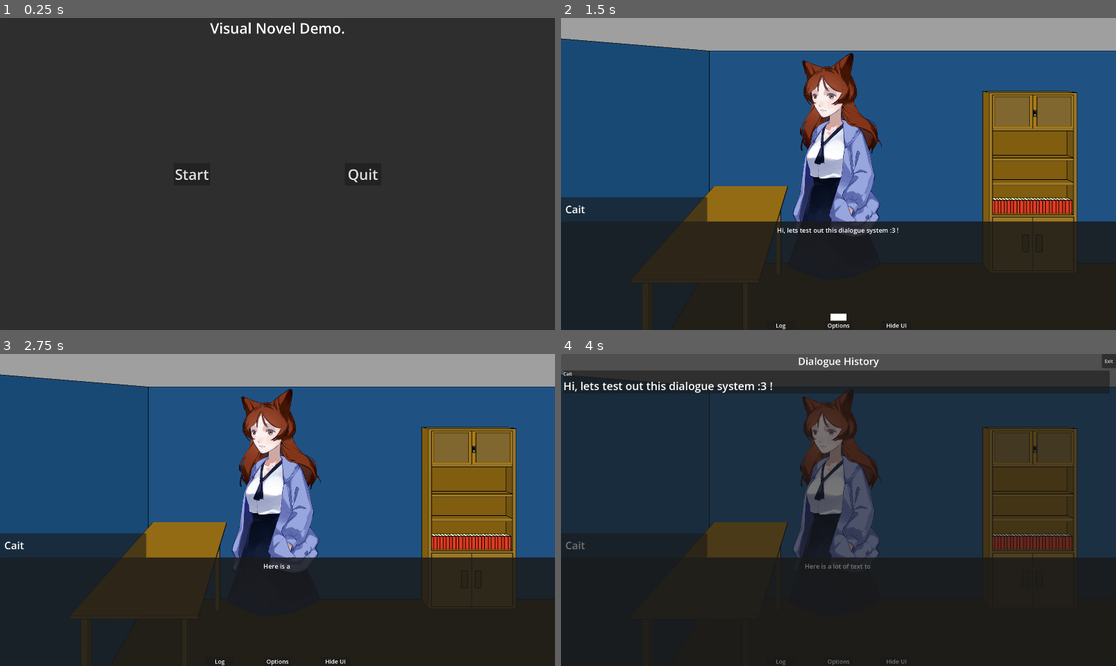
Above: before the commit, frames 1-4 (two rows, left to right).
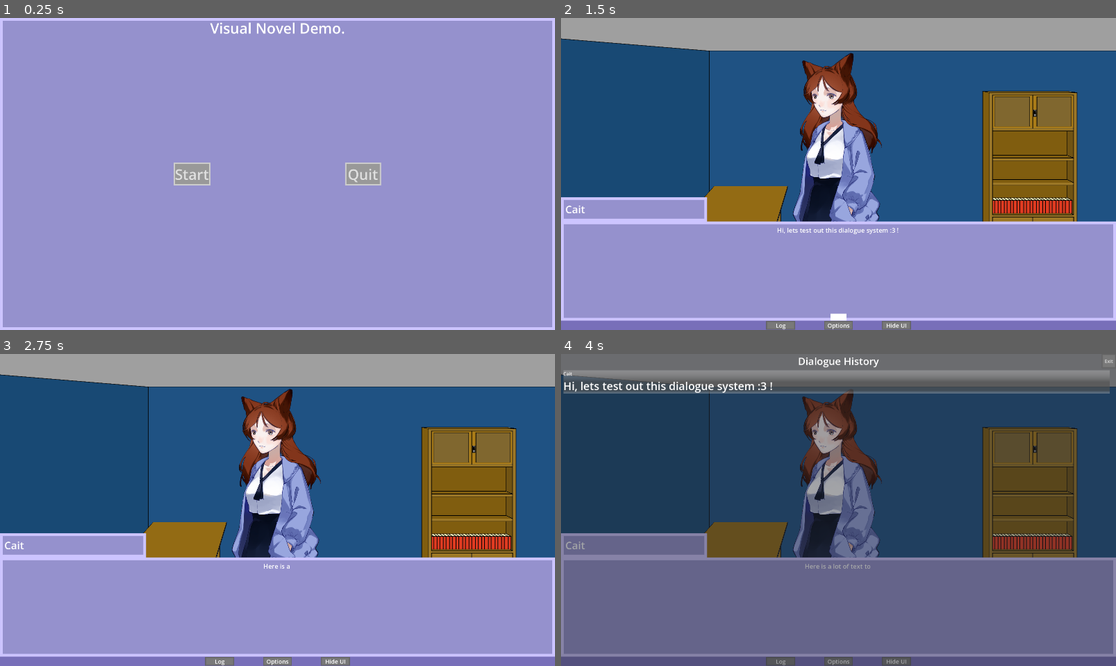
Above: after the commit, the same moments.

Repository: IIIIDizzleIIII/GodotDialogueTool
Game: Godot game, scene res://Manager.tscn
Same seed, same stepped clock (60 frames per second), same inputs: the game is played once before the commit and once after it.
Inputs (mouse positions are in pixels of both pictures, inside the frame that each line leads up to):
- Up to frame 1 (0.25 s): no input
- Up to frame 2 (1.5 s): click "Start" at 0.5 s; click (838, 170) at 1.25 s
- Up to frame 3 (2.75 s): click (277, 506) at 2 s
- Up to frame 4 (4 s): click "Log" at 2.75 s; click "Hide UI" at 3.5 s

The runs differ from the first frame. In frame 1, 100% of the frame differs, in the area x 0-100%, y 0-100%; in frame 2, 37%; in frame 3, 37%; in frame 4, 80%.

Commit message:
Applied Styles

Diff:
--- a/DialogueSystem/DialogueSystem.tscn
+++ b/DialogueSystem/DialogueSystem.tscn
@@ -1,7 +1,10 @@
 [gd_scene format=3 uid="uid://c10dotdgchywp"]
 
 [ext_resource type="Script" uid="uid://b1vjx151441k6" path="res://DialogueSystem/DialogueSystem.gd" id="1_08vf1"]
+[ext_resource type="Theme" uid="uid://bgbemjsx72j4u" path="res://Themes/MainTheme.tres" id="1_vv8hl"]
 [ext_resource type="Script" uid="uid://cxtumhw08fqqn" path="res://DialogueSystem/Options.gd" id="2_wnpwp"]
+[ext_resource type="Theme" uid="uid://bggvvics5lmde" path="res://Themes/Ribbon.tres" id="3_3v4rn"]
+[ext_resource type="Theme" uid="uid://c80aullc77hcj" path="res://Themes/DialogueHistory.tres" id="4_yurqn"]
 
 [sub_resource type="LabelSettings" id="LabelSettings_55ycn"]
 font_size = 20
@@ -31,6 +34,7 @@
 anchor_bottom = 1.0
 grow_horizontal = 2
 grow_vertical = 2
+theme = ExtResource("1_vv8hl")
 script = ExtResource("1_08vf1")
 
 [node name="BackgroundArt" type="TextureRect" parent="." unique_id=1615268578]
@@ -69,6 +73,7 @@
 offset_top = 344.0
 offset_right = 1920.0
 offset_bottom = 376.0
+theme = ExtResource("3_3v4rn")
 
 [node name="HBoxContainer" type="HBoxContainer" parent="MainBox/Ribbon" unique_id=1467352381]
 layout_mode = 1
@@ -247,6 +252,7 @@
 layout_mode = 0
 offset_right = 1920.0
 offset_bottom = 1080.0
+theme = ExtResource("4_yurqn")
 
 [node name="ExitButton" type="Button" parent="HistoryLog" unique_id=2134829929]
 layout_mode = 0
--- a/DialogueSystem/HistoryEntry.tscn
+++ b/DialogueSystem/HistoryEntry.tscn
@@ -1,10 +1,13 @@
 [gd_scene format=3 uid="uid://dhuh18ocr1o1p"]
+
+[ext_resource type="Theme" uid="uid://bnchbgxsyxjcv" path="res://Themes/LogEntry.tres" id="1_8ke03"]
 
 [sub_resource type="LabelSettings" id="LabelSettings_vmb8j"]
 font_size = 38
 
 [node name="HistoryEntry" type="Panel" unique_id=1820236099]
 custom_minimum_size = Vector2(1890, 27)
+theme = ExtResource("1_8ke03")
 
 [node name="Name" type="Label" parent="." unique_id=1515238900]
 layout_mode = 0
--- a/Manager.tscn
+++ b/Manager.tscn
@@ -1,6 +1,7 @@
 [gd_scene format=3 uid="uid://lmsu4o35t20e"]
 
 [ext_resource type="Script" uid="uid://bs0ajdwt666d7" path="res://SceneManager.gd" id="1_ihsup"]
+[ext_resource type="Theme" uid="uid://bgbemjsx72j4u" path="res://Themes/MainTheme.tres" id="1_qkept"]
 
 [node name="Manager" type="Control" unique_id=1986919081]
 layout_mode = 3
@@ -9,4 +10,5 @@
 anchor_bottom = 1.0
 grow_horizontal = 2
 grow_vertical = 2
+theme = ExtResource("1_qkept")
 script = ExtResource("1_ihsup")
--- /dev/null
+++ b/Themes/DialogueHistory.tres
@@ -0,0 +1,43 @@
+[gd_resource type="Theme" format=3 uid="uid://c80aullc77hcj"]
+
+[sub_resource type="StyleBoxFlat" id="StyleBoxFlat_r0jt8"]
+content_margin_left = 4.0
+content_margin_top = 4.0
+content_margin_right = 4.0
+content_margin_bottom = 4.0
+bg_color = Color(0.225, 0.225, 0.225, 0.6)
+corner_radius_top_left = 3
+corner_radius_top_right = 3
+corner_radius_bottom_right = 3
+corner_radius_bottom_left = 3
+corner_detail = 5
+
+[sub_resource type="StyleBoxFlat" id="StyleBoxFlat_f32hl"]
+bg_color = Color(0.47592735, 0.4759274, 0.47592717, 1)
+border_width_left = 5
+border_width_top = 5
+border_width_right = 5
+border_width_bottom = 5
+border_color = Color(0.36659458, 0.36659467, 0.36659434, 1)
+border_blend = true
+
+[sub_resource type="StyleBoxFlat" id="StyleBoxFlat_madns"]
+content_margin_left = 4.0
+content_margin_top = 4.0
+content_margin_right = 4.0
+content_margin_bottom = 4.0
+bg_color = Color(0, 0, 0, 0.6)
+corner_radius_top_left = 3
+corner_radius_top_right = 3
+corner_radius_bottom_right = 3
+corner_radius_bottom_left = 3
+corner_detail = 5
+
+[sub_resource type="StyleBoxFlat" id="StyleBoxFlat_e2ds7"]
+bg_color = Color(0.13506204, 0.1457291, 0.1726625, 0.41568628)
+
+[resource]
+Button/styles/hover = SubResource("StyleBoxFlat_r0jt8")
+Button/styles/normal = SubResource("StyleBoxFlat_f32hl")
+Button/styles/pressed = SubResource("StyleBoxFlat_madns")
+Panel/styles/panel = SubResource("StyleBoxFlat_e2ds7")
--- /dev/null
+++ b/Themes/LogEntry.tres
@@ -0,0 +1,11 @@
+[gd_resource type="Theme" format=3 uid="uid://bnchbgxsyxjcv"]
+
+[sub_resource type="StyleBoxFlat" id="StyleBoxFlat_4s1ww"]
+bg_color = Color(0.32156864, 0.32156864, 0.32156864, 0.654902)
+border_width_top = 40
+border_width_bottom = 10
+border_color = Color(0.8, 0.8, 0.8, 0.32941177)
+border_blend = true
+
+[resource]
+Panel/styles/panel = SubResource("StyleBoxFlat_4s1ww")
--- /dev/null
+++ b/Themes/MainTheme.tres
@@ -0,0 +1,37 @@
+[gd_resource type="Theme" format=3 uid="uid://bgbemjsx72j4u"]
+
+[sub_resource type="StyleBoxFlat" id="StyleBoxFlat_ota51"]
+bg_color = Color(0.51125896, 0.51125896, 0.5112588, 1)
+border_width_left = 5
+border_width_top = 5
+border_width_right = 5
+border_width_bottom = 5
+border_color = Color(0.37036443, 0.37036452, 0.37036428, 1)
+
+[sub_resource type="StyleBoxFlat" id="StyleBoxFlat_3yihd"]
+border_width_left = 5
+border_width_top = 5
+border_width_right = 5
+border_width_bottom = 5
+
+[sub_resource type="StyleBoxFlat" id="StyleBoxFlat_wfqup"]
+bg_color = Color(0.7360656, 0.7328067, 0.70289373, 1)
+border_width_left = 5
+border_width_top = 5
+border_width_right = 5
+border_width_bottom = 5
+border_color = Color(0.90140945, 0.80807084, 0, 1)
+
+[sub_resource type="StyleBoxFlat" id="StyleBoxFlat_gt1f0"]
+bg_color = Color(0.58545303, 0.56800425, 0.80396146, 1)
+border_width_left = 10
+border_width_top = 10
+border_width_right = 10
+border_width_bottom = 10
+border_color = Color(0.801222, 0.7668051, 1, 1)
+
+[resource]
+Button/styles/hover = SubResource("StyleBoxFlat_ota51")
+Button/styles/normal = SubResource("StyleBoxFlat_3yihd")
+Button/styles/pressed = SubResource("StyleBoxFlat_wfqup")
+Panel/styles/panel = SubResource("StyleBoxFlat_gt1f0")
--- /dev/null
+++ b/Themes/Ribbon.tres
@@ -0,0 +1,43 @@
+[gd_resource type="Theme" format=3 uid="uid://bggvvics5lmde"]
+
+[sub_resource type="StyleBoxFlat" id="StyleBoxFlat_kfkp3"]
+content_margin_left = 4.0
+content_margin_top = 4.0
+content_margin_right = 4.0
+content_margin_bottom = 4.0
+bg_color = Color(0.225, 0.225, 0.225, 0.6)
+corner_radius_top_left = 3
+corner_radius_top_right = 3
+corner_radius_bottom_right = 3
+corner_radius_bottom_left = 3
+corner_detail = 5
+
+[sub_resource type="StyleBoxFlat" id="StyleBoxFlat_pggiv"]
+bg_color = Color(0.47592735, 0.4759274, 0.47592717, 1)
+border_width_left = 5
+border_width_top = 5
+border_width_right = 5
+border_width_bottom = 5
+border_color = Color(0.36659458, 0.36659467, 0.36659434, 1)
+border_blend = true
+
+[sub_resource type="StyleBoxFlat" id="StyleBoxFlat_kshpk"]
+content_margin_left = 4.0
+content_margin_top = 4.0
+content_margin_right = 4.0
+content_margin_bottom = 4.0
+bg_color = Color(0, 0, 0, 0.6)
+corner_radius_top_left = 3
+corner_radius_top_right = 3
+corner_radius_bottom_right = 3
+corner_radius_bottom_left = 3
+corner_detail = 5
+
+[sub_resource type="StyleBoxFlat" id="StyleBoxFlat_gej24"]
+bg_color = Color(0.46894318, 0.4340104, 0.72520334, 1)
+
+[resource]
+Button/styles/hover = SubResource("StyleBoxFlat_kfkp3")
+Button/styles/normal = SubResource("StyleBoxFlat_pggiv")
+Button/styles/pressed = SubResource("StyleBoxFlat_kshpk")
+Panel/styles/panel = SubResource("StyleBoxFlat_gej24")
